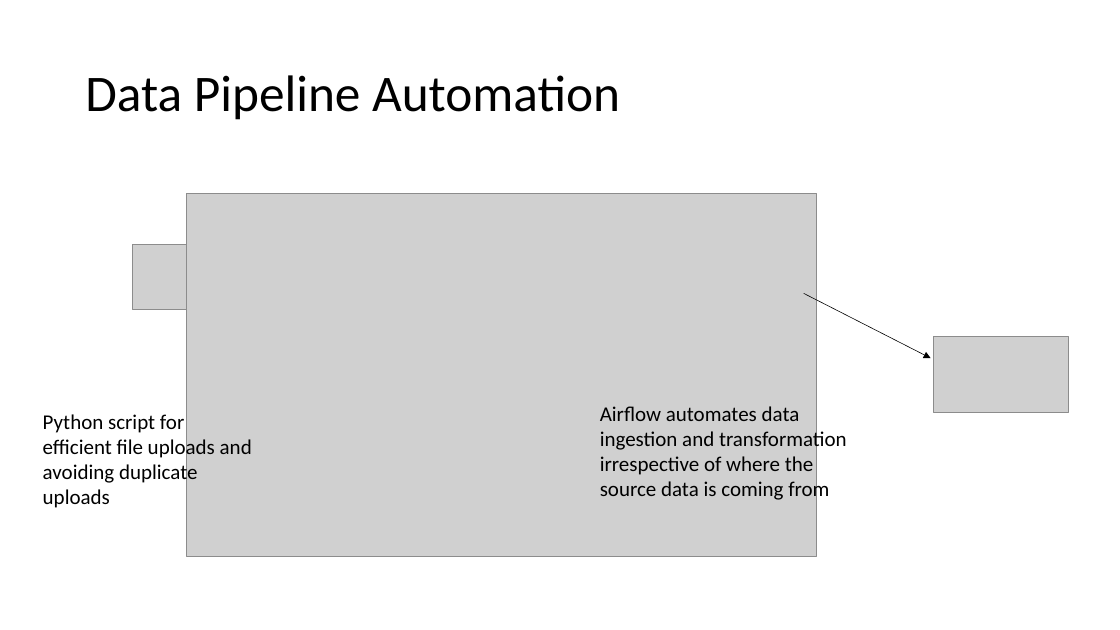
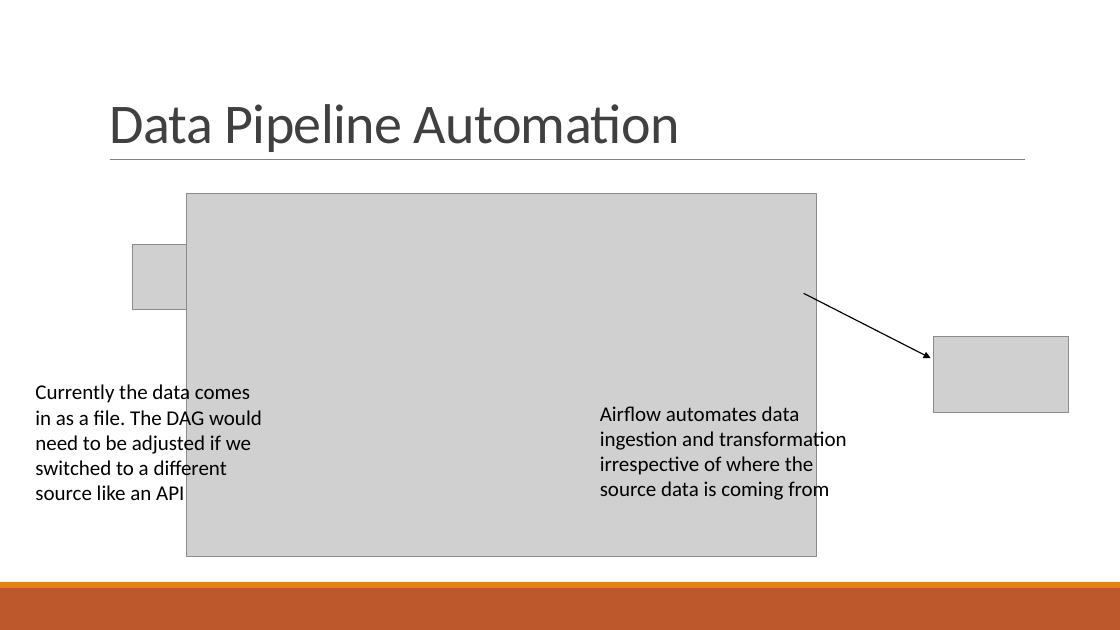
Before and after one commit to Shafquat/SSI, a slide deck: slide 5 of presentation/Take-Home Assignment.pptx. Drawn at 1120x630 pixels with LibreOffice and Linux fonts; fonts in the diff are those of the drawing; grey boxes stand for pictures. Boxes give left, top, right and bottom in pixels: in the first picture for what was removed or moved away, otherwise in the second. Text is boxed around its words. In the diff, an @@ line names an element or a change of style, - is before the commit and + after.

```diff
--- a/presentation/Take-Home Assignment.pptx
+++ b/presentation/Take-Home Assignment.pptx
@@ title "Data Pipeline Automation": place and size @@
-title "Data Pipeline Automation" at <box>85,75,620,120</box>
+title "Data Pipeline Automation" at <box>109,104,680,152</box>
@@ title "Data Pipeline Automation" at <box>109,104,680,152</box>: size 44 to 48 pt, text colour #000000 to #404040, letter spacing 0 to -0.5 pt; line spacing 0.9 to 0.85; vertical alignment middle to bottom @@
@@ line added from (110, 160) to (1026, 160), #808080 0.5 pt @@
@@ arrow (804, 293) - (931, 358): stroke #000000 0.5 pt to #000000 1 pt @@
@@ text at <box>35,382,262,500</box>: text changed @@
-Python script for efficient file uploads and avoiding duplicate uploads
+Currently the data comes in as a file. The DAG would need to be adjusted if we switched to a different source like an API
@@ rectangle added at <box>0,588,1120,630</box>, fill #BD582C @@
@@ rectangle added at <box>0,582,1120,588</box>, fill #E48312 @@
```
Also in this commit, not shown: 7 other slides changed, 2 slides added, 2 other files.
